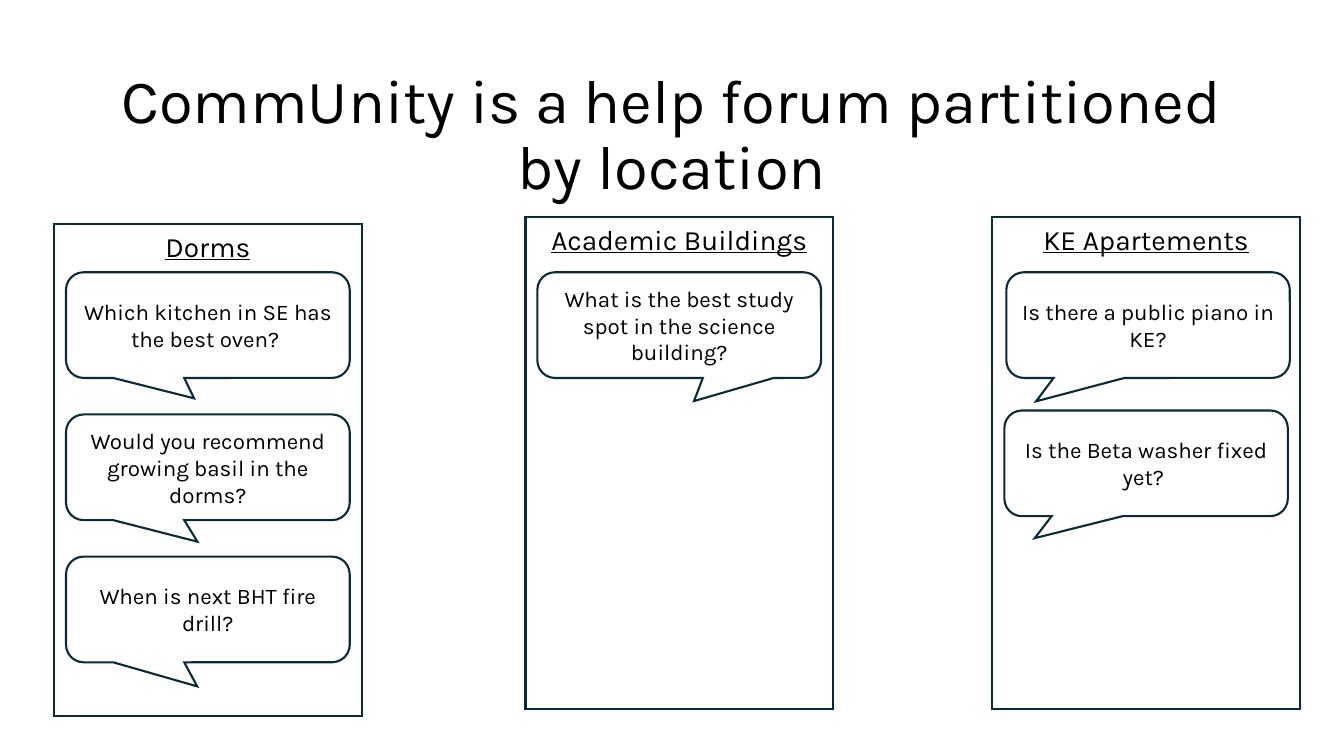
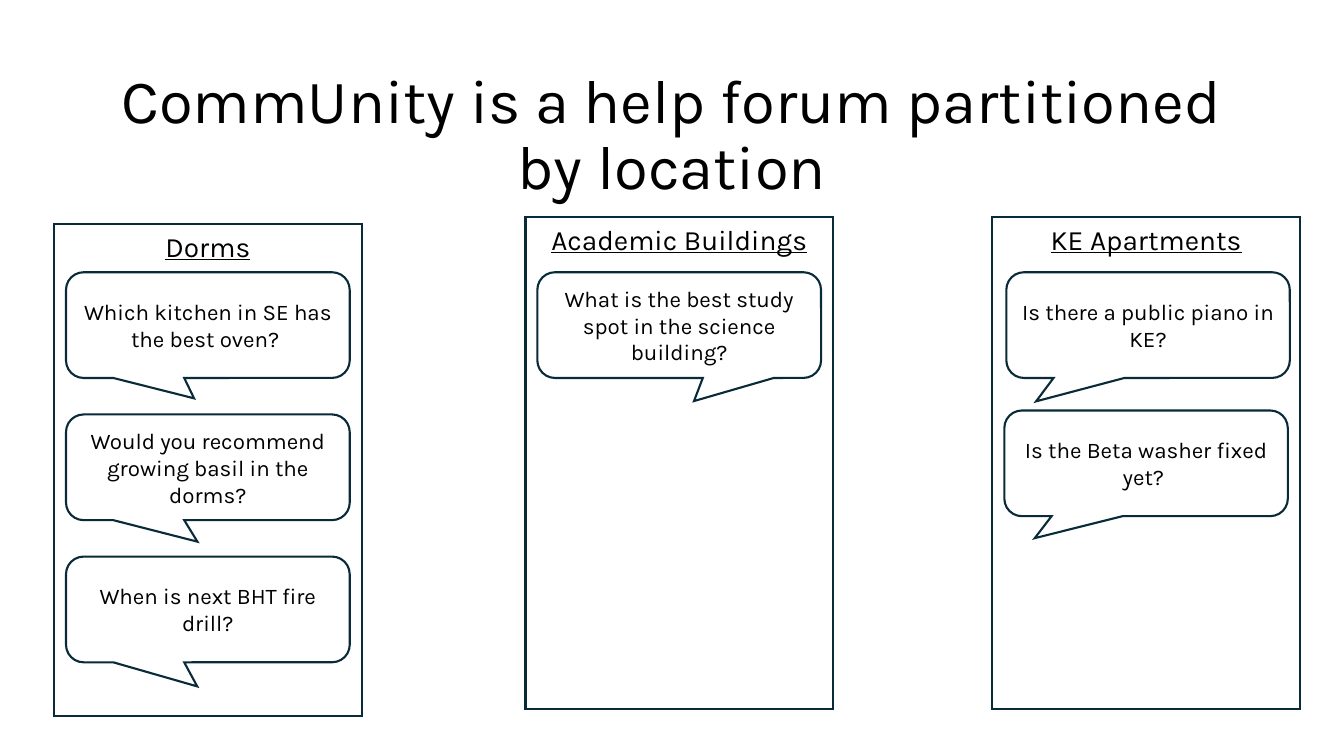
Before and after one commit to calvin-cs262-fall2025-teamE/Project, a slide deck: slide 3 of CommUnity Technical Presentation.pptx. Drawn at 1344x756 pixels with LibreOffice and Linux fonts; fonts in the diff are those of the drawing. Boxes give left, top, right and bottom in pixels: in the first picture for what was removed or moved away, otherwise in the second. Text is boxed around its words. In the diff, an @@ line names an element or a change of style, - is before the commit and + after.

```diff
--- a/CommUnity Technical Presentation.pptx
+++ b/CommUnity Technical Presentation.pptx
@@ text in rectangle at (1051, 232, 1241, 257): text changed @@
-KE Apartements
+KE Apartments
```
Also in this commit, not shown: 5 other slides changed, 1 other file.
